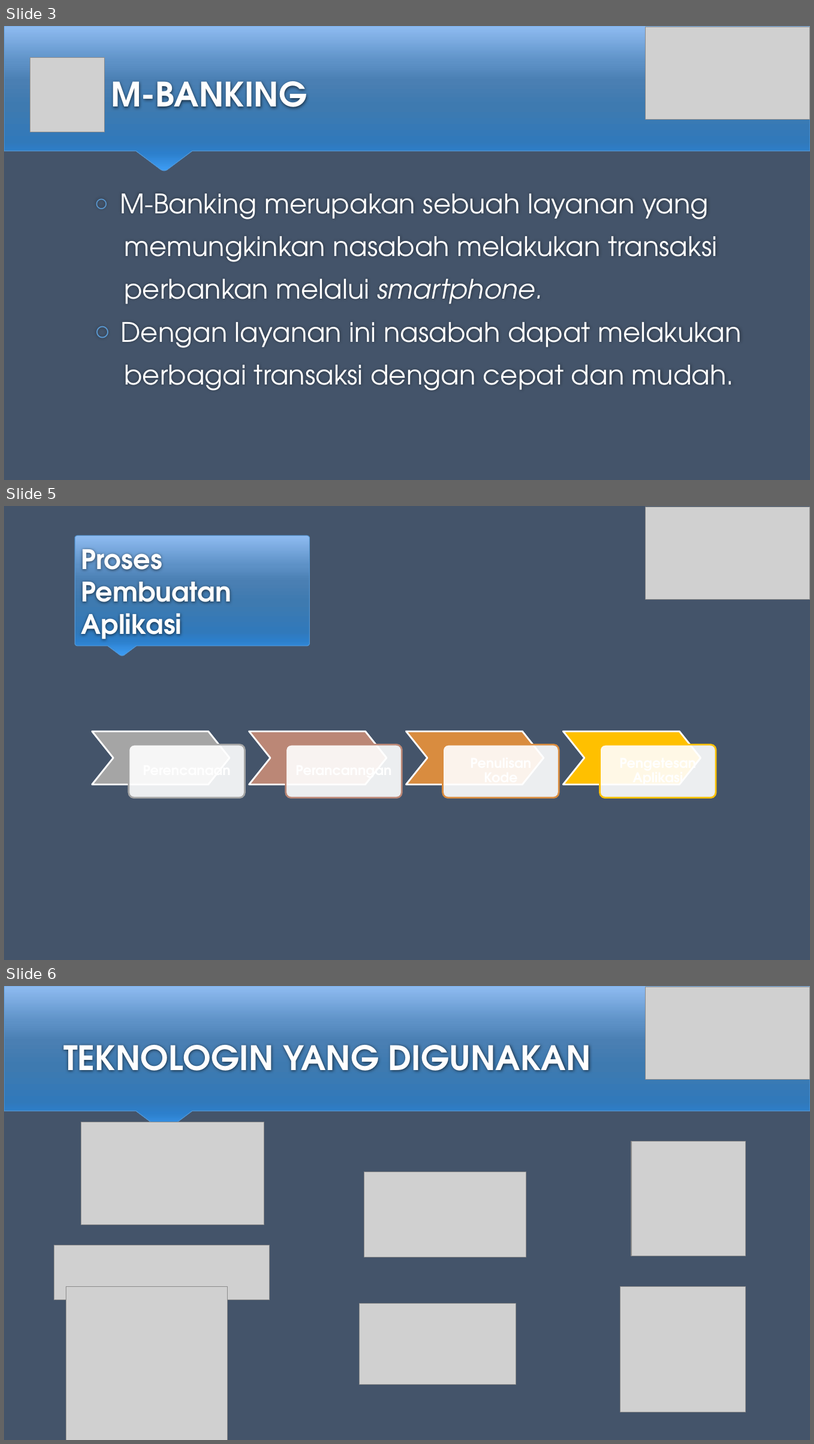
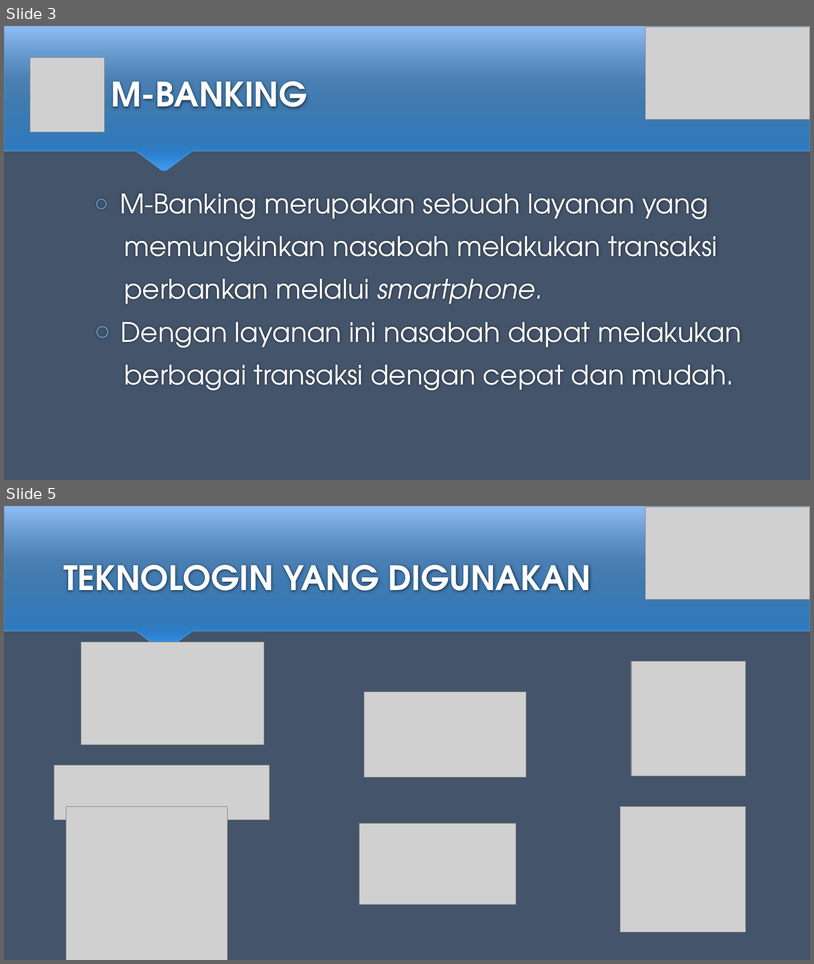
Before and after one commit to acel5o/FinalProject, a slide deck: Presentasi/Mobile Banking Application.pptx. Shown one above the other, each under a label of ours: slides 3, 5 and 6 before the commit, slides 3 and 5 after it; the slides between them are not shown. The pictures are 814x1444 and 814x964 pixels, drawn with LibreOffice and Linux fonts; fonts in the diff are those of the drawing; grey boxes stand for pictures. Boxes give left, top, right and bottom in pixels: in the first picture for what was removed or moved away, otherwise in the second. Text is boxed around its words. In the diff, an @@ line names an element or a change of style, - is before the commit and + after.

```diff
--- a/Presentasi/Mobile Banking Application.pptx
+++ b/Presentasi/Mobile Banking Application.pptx
@@ slide 5 removed at box(4, 506, 810, 960), background #44546A @@
@@ picture removed at box(646, 507, 810, 599) @@
@@ freeform shape removed at box(75, 535, 309, 655) @@
@@ title removed at box(81, 549, 231, 639) @@
-Proses Pembuatan Aplikasi
@@ group removed at box(92, 731, 717, 798): 4 chevrons, 4 rounded rectangles @@
@@ what was slide 6 is now slide 5 @@
```
Also in this commit, not shown: 1 slide changed, 2 slides added, 1 other slide removed, 3 other files.
